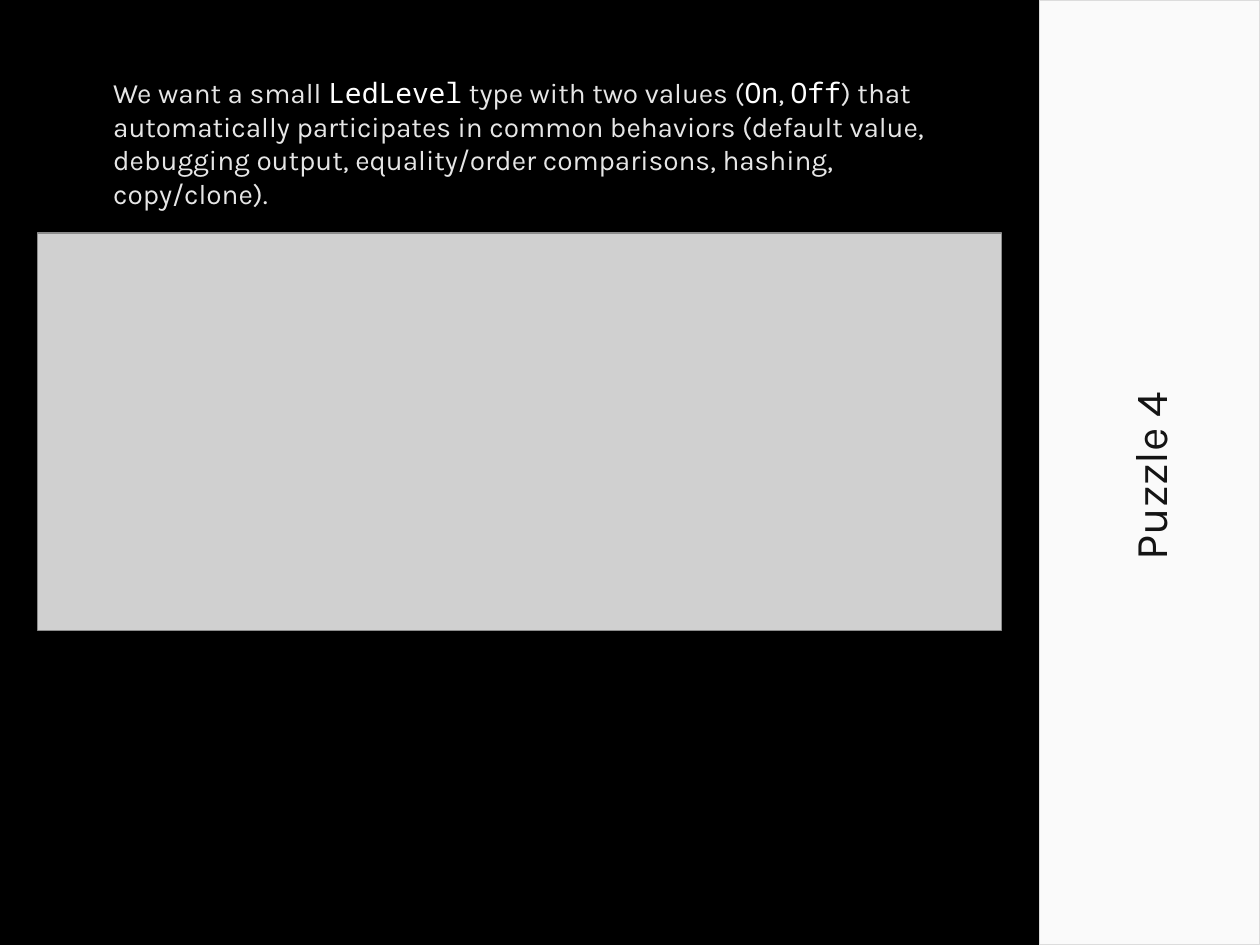
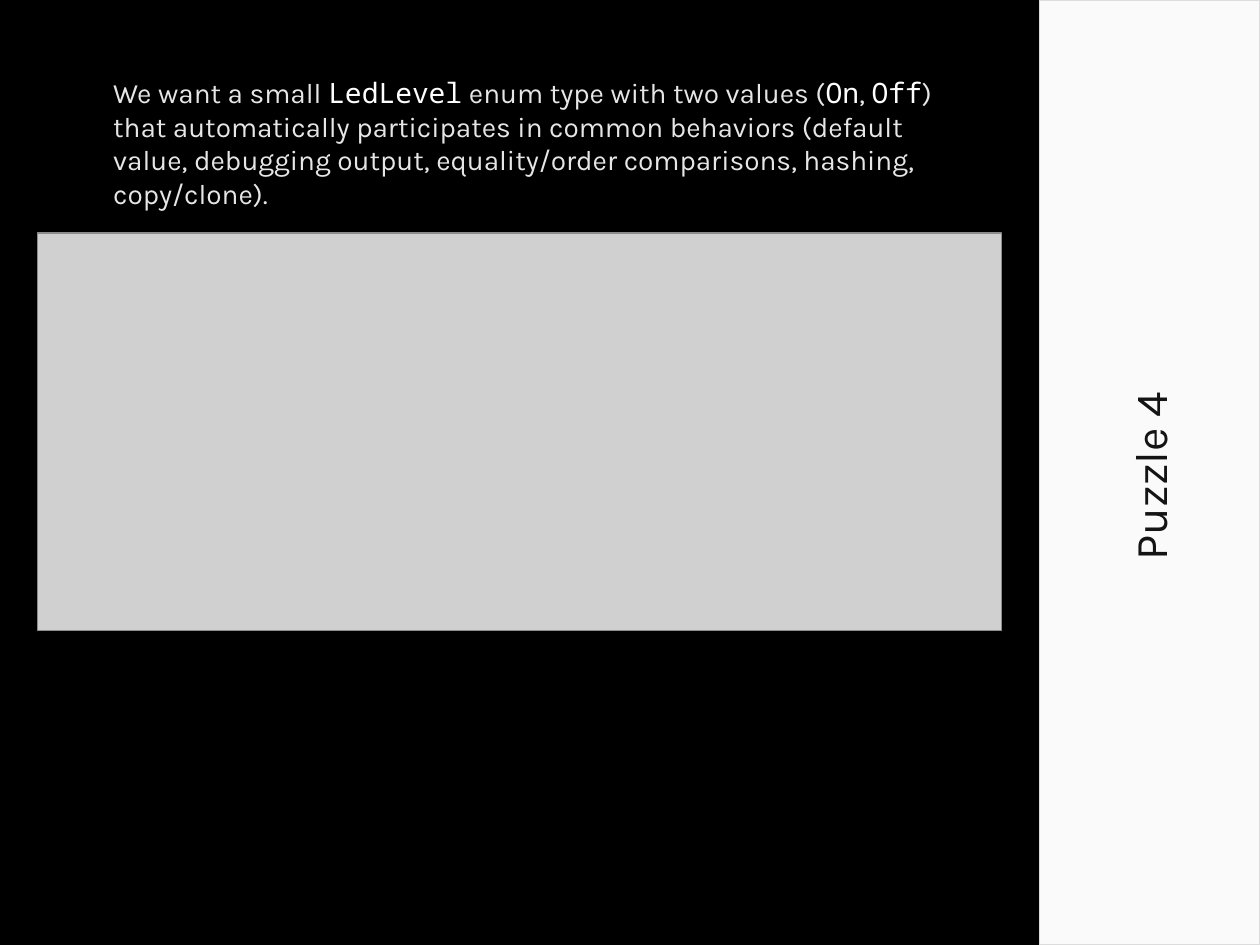
Before and after one commit to CarlKCarlK/inherit, a slide deck: slide 1 of docs/example4_walkthrough.pptx. Drawn at 1260x945 pixels with LibreOffice and Linux fonts; fonts in the diff are those of the drawing; grey boxes stand for pictures. Boxes give left, top, right and bottom in pixels: in the first picture for what was removed or moved away, otherwise in the second. Text is boxed around its words. In the diff, an @@ line names an element or a change of style, - is before the commit and + after.

```diff
--- a/docs/example4_walkthrough.pptx
+++ b/docs/example4_walkthrough.pptx
@@ text at [113,81,932,210]: text changed @@
-We want a small LedLevel type with two values (On, Off) that automatically participates in common behaviors (default value, debugging output, equality/order comparisons, hashing, copy/clone).
+We want a small LedLevel enum type with two values (On, Off) that automatically participates in common behaviors (default value, debugging output, equality/order comparisons, hashing, copy/clone).
```
Also in this commit, not shown: 1 other slide changed, 1 slide removed, 4 other files.
